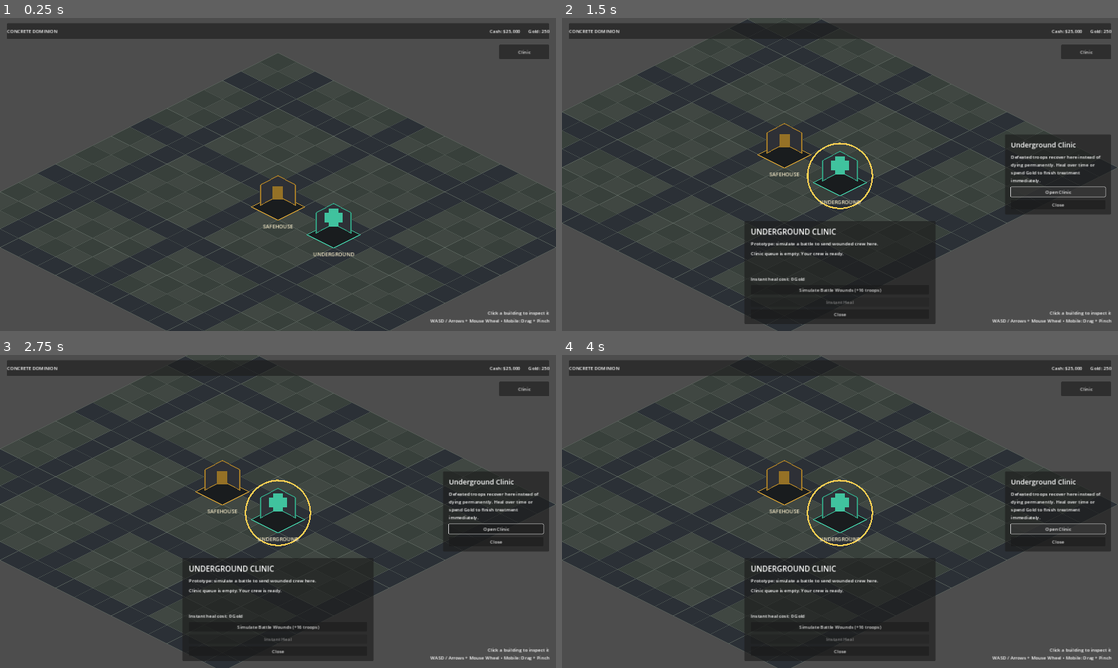
Above: before the commit, frames 1-4 (two rows, left to right).
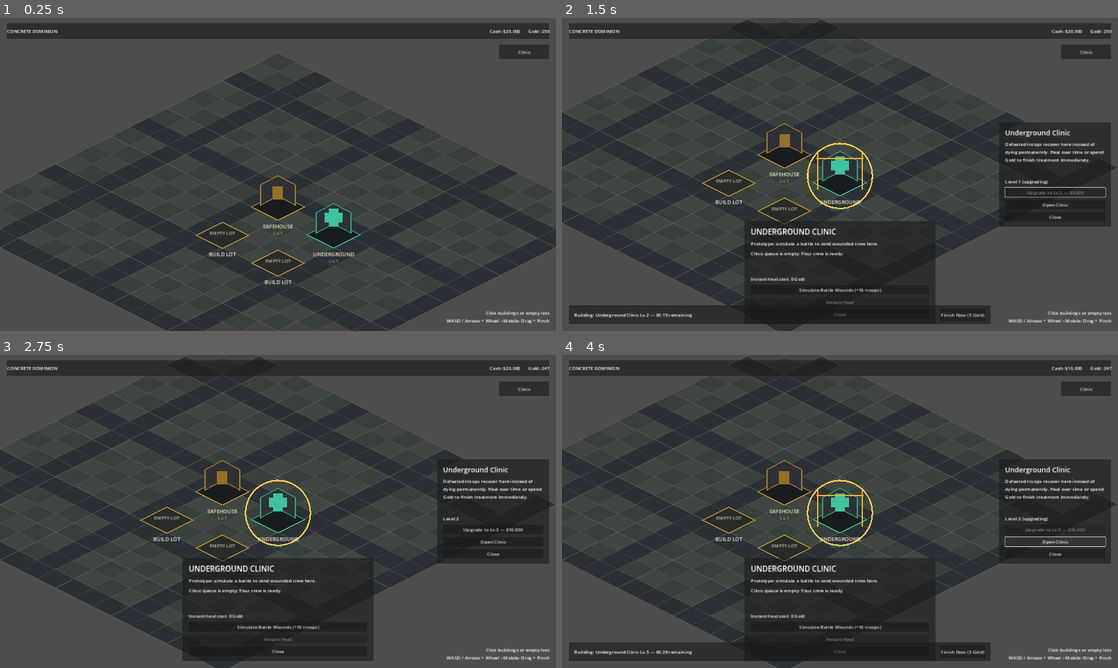
Above: after the commit, the same moments.

Repository: betasio/ConcreteDominion
Game: Godot game, scene res://scenes/core/Main.tscn
The game is run twice, just before and just after one commit, with the same random seed, the same clock (stepped at 60 frames per second) and the same inputs.
Inputs (mouse positions are in pixels of both pictures, inside the frame that each line leads up to):
- Up to frame 1 (0.25 s): no input
- Up to frame 2 (1.5 s): click "Clinic" at 0.5 s; click (1056, 193) at 1.25 s, where only the run after the commit has a clickable "Upgrade to Lv.2 — $5,000"
- Up to frame 3 (2.75 s): click (400, 652) at 2 s, where only the run after the commit has a clickable "Finish Now (3 Gold)"
- Up to frame 4 (4 s): click (1056, 530) at 2.75 s, where only the run after the commit has a clickable "Upgrade to Lv.3 — $10,000"; click "Open Clinic" at 3.5 s

The runs differ from the first frame. In frame 1, 0.8% of the frame differs, in the area x 35-99%, y 65-98%; in frame 2, 5.7%; in frame 3, 3.2%; in frame 4, 5.8%, in the area x 1-99%, y 3-98%.

Commit message:
Add construction and building upgrade loop

Diff:
--- /dev/null
+++ b/scenes/buildings/BuildLot.tscn
@@ -0,0 +1,12 @@
+[gd_scene load_steps=3 format=3]
+
+[ext_resource type="Script" path="res://scripts/buildings/BuildLot.gd" id="1"]
+
+[sub_resource type="ConvexPolygonShape2D" id="Shape"]
+points = PackedVector2Array(-100, -75, 100, -75, 110, 45, -110, 45)
+
+[node name="BuildLot" type="Area2D"]
+script = ExtResource("1")
+
+[node name="CollisionShape2D" type="CollisionShape2D" parent="."]
+shape = SubResource("Shape")
--- a/scenes/core/Main.tscn
+++ b/scenes/core/Main.tscn
@@ -1,15 +1,23 @@
-[gd_scene load_steps=5 format=3]
+[gd_scene load_steps=7 format=3]
 
 [ext_resource type="Script" path="res://scripts/core/Main.gd" id="1_main"]
 [ext_resource type="PackedScene" path="res://scenes/world/CityMap.tscn" id="2_city"]
 [ext_resource type="PackedScene" path="res://scenes/ui/HUD.tscn" id="3_hud"]
 [ext_resource type="Script" path="res://scripts/combat/HospitalQueue.gd" id="4_hospital"]
+[ext_resource type="Script" path="res://scripts/core/PlayerEconomy.gd" id="5_economy"]
+[ext_resource type="Script" path="res://scripts/buildings/ConstructionQueue.gd" id="6_construction"]
 
 [node name="Main" type="Node"]
 script = ExtResource("1_main")
 
+[node name="PlayerEconomy" type="Node" parent="."]
+script = ExtResource("5_economy")
+
 [node name="HospitalQueue" type="Node" parent="."]
 script = ExtResource("4_hospital")
+
+[node name="ConstructionQueue" type="Node" parent="."]
+script = ExtResource("6_construction")
 
 [node name="CityMap" parent="." instance=ExtResource("2_city")]
 
--- a/scenes/ui/HUD.tscn
+++ b/scenes/ui/HUD.tscn
@@ -67,10 +67,10 @@
 anchor_top = 0.5
 anchor_right = 1.0
 anchor_bottom = 0.5
-offset_left = -390.0
-offset_top = -130.0
+offset_left = -410.0
+offset_top = -180.0
 offset_right = -24.0
-offset_bottom = 130.0
+offset_bottom = 180.0
 grow_horizontal = 0
 grow_vertical = 2
 
@@ -83,7 +83,7 @@
 
 [node name="VBox" type="VBoxContainer" parent="Root/SelectionPanel/Margin"]
 layout_mode = 2
-theme_override_constants/separation = 12
+theme_override_constants/separation = 10
 
 [node name="Title" type="Label" parent="Root/SelectionPanel/Margin/VBox"]
 layout_mode = 2
@@ -95,6 +95,19 @@
 size_flags_vertical = 3
 text = "Building details"
 autowrap_mode = 2
+
+[node name="Level" type="Label" parent="Root/SelectionPanel/Margin/VBox"]
+layout_mode = 2
+text = "Level 1"
+
+[node name="Upgrade" type="Button" parent="Root/SelectionPanel/Margin/VBox"]
+layout_mode = 2
+text = "Upgrade"
+
+[node name="Build" type="Button" parent="Root/SelectionPanel/Margin/VBox"]
+visible = false
+layout_mode = 2
+text = "Build"
 
 [node name="OpenHospital" type="Button" parent="Root/SelectionPanel/Margin/VBox"]
 layout_mode = 2
@@ -160,6 +173,39 @@
 [node name="Close" type="Button" parent="Root/HospitalPanel/Margin/VBox"]
 layout_mode = 2
 text = "Close"
+
+[node name="ConstructionBar" type="PanelContainer" parent="Root"]
+visible = false
+layout_mode = 1
+anchors_preset = 12
+anchor_right = 1.0
+anchor_bottom = 1.0
+offset_left = 24.0
+offset_top = -88.0
+offset_right = -440.0
+offset_bottom = -24.0
+grow_horizontal = 2
+grow_vertical = 0
+
+[node name="Margin" type="MarginContainer" parent="Root/ConstructionBar"]
+layout_mode = 2
+theme_override_constants/margin_left = 18
+theme_override_constants/margin_top = 10
+theme_override_constants/margin_right = 18
+theme_override_constants/margin_bottom = 10
+
+[node name="HBox" type="HBoxContainer" parent="Root/ConstructionBar/Margin"]
+layout_mode = 2
+theme_override_constants/separation = 16
+
+[node name="Status" type="Label" parent="Root/ConstructionBar/Margin/HBox"]
+layout_mode = 2
+size_flags_horizontal = 3
+text = "Building..."
+
+[node name="FinishNow" type="Button" parent="Root/ConstructionBar/Margin/HBox"]
+layout_mode = 2
+text = "Finish Now"
 
 [node name="Help" type="Label" parent="Root"]
 layout_mode = 1
@@ -174,6 +220,6 @@
 offset_bottom = -24.0
 grow_horizontal = 0
 grow_vertical = 0
-text = "Click a building to inspect it\nWASD / Arrows + Mouse Wheel • Mobile: Drag + Pinch"
+text = "Click buildings or empty lots\nWASD / Arrows + Wheel • Mobile: Drag + Pinch"
 horizontal_alignment = 2
 vertical_alignment = 2
--- a/scenes/world/CityMap.tscn
+++ b/scenes/world/CityMap.tscn
@@ -1,9 +1,10 @@
-[gd_scene load_steps=5 format=3]
+[gd_scene load_steps=6 format=3]
 
 [ext_resource type="Script" path="res://scripts/world/CityMap.gd" id="1_map"]
 [ext_resource type="Script" path="res://scripts/camera/StrategyCamera.gd" id="2_camera"]
 [ext_resource type="PackedScene" path="res://scenes/buildings/Safehouse.tscn" id="3_safehouse"]
 [ext_resource type="PackedScene" path="res://scenes/buildings/Hospital.tscn" id="4_hospital"]
+[ext_resource type="PackedScene" path="res://scenes/buildings/BuildLot.tscn" id="5_lot"]
 
 [node name="CityMap" type="Node2D"]
 script = ExtResource("1_map")
@@ -16,6 +17,18 @@
 
 [node name="Hospital" parent="Buildings" instance=ExtResource("4_hospital")]
 
+[node name="BuildLotA" parent="Buildings" instance=ExtResource("5_lot")]
+building_name = "Garage"
+build_cash_cost = 12000
+build_duration = 20.0
+description = "Build a Garage here. Later it will unlock Getaway Driver support units for Alliance Raids."
+
+[node name="BuildLotB" parent="Buildings" instance=ExtResource("5_lot")]
+building_name = "Intel Office"
+build_cash_cost = 15000
+build_duration = 25.0
+description = "Build an Intel Office here. Later it will unlock Spy support roles that weaken raid targets."
+
 [node name="Units" type="Node2D" parent="."]
 
 [node name="Effects" type="Node2D" parent="."]
--- /dev/null
+++ b/scripts/buildings/BuildLot.gd
@@ -0,0 +1,80 @@
+class_name BuildLot
+extends Area2D
+
+signal selected(lot: BuildLot)
+
+@export var building_name: String = "Garage"
+@export var build_cash_cost: int = 12000
+@export var build_duration: float = 20.0
+@export_multiline var description: String = "An empty property ready for development."
+
+var is_selected := false
+var is_constructing := false
+var is_built := false
+
+
+func _ready() -> void:
+	input_event.connect(_on_input_event)
+	queue_redraw()
+
+
+func set_selected(value: bool) -> void:
+	is_selected = value
+	queue_redraw()
+
+
+func begin_construction() -> void:
+	is_constructing = true
+	queue_redraw()
+
+
+func complete_construction(_target_level: int = 1) -> void:
+	is_constructing = false
+	is_built = true
+	queue_redraw()
+
+
+func _draw() -> void:
+	var diamond := PackedVector2Array([
+		Vector2(0, -55),
+		Vector2(90, -10),
+		Vector2(0, 35),
+		Vector2(-90, -10)
+	])
+
+	var fill := Color(0.16, 0.17, 0.16)
+	if is_constructing:
+		fill = Color(0.30, 0.25, 0.15)
+	elif is_built:
+		fill = Color(0.16, 0.24, 0.20)
+
+	draw_colored_polygon(diamond, fill)
+	draw_polyline(PackedVector2Array([diamond[0], diamond[1], diamond[2], diamond[3], diamond[0]]), Color(0.72, 0.58, 0.24), 3.0)
+
+	if is_built:
+		draw_rect(Rect2(-45, -90, 90, 65), Color(0.22, 0.24, 0.27), true)
+		draw_rect(Rect2(-24, -55, 48, 30), Color(0.48, 0.52, 0.56), true)
+	elif is_constructing:
+		for x in [-42, 0, 42]:
+			draw_line(Vector2(x, -72), Vector2(x, 5), Color(0.80, 0.64, 0.28), 5.0)
+		draw_line(Vector2(-58, -52), Vector2(58, -52), Color(0.80, 0.64, 0.28), 5.0)
+	else:
+		draw_string(ThemeDB.fallback_font, Vector2(-52, -12), "EMPTY LOT", HORIZONTAL_ALIGNMENT_CENTER, 104, 16, Color(0.80, 0.76, 0.65))
+
+	if is_selected:
+		draw_arc(Vector2(0, -18), 104.0, 0.0, TAU, 48, Color(1.0, 0.82, 0.32), 5.0)
+
+	var label := building_name if is_built else ("BUILDING..." if is_constructing else "BUILD LOT")
+	draw_string(ThemeDB.fallback_font, Vector2(-70, 62), label.to_upper(), HORIZONTAL_ALIGNMENT_CENTER, 140, 18, Color(0.95, 0.91, 0.78))
+
+
+func _on_input_event(_viewport: Node, event: InputEvent, _shape_idx: int) -> void:
+	var pressed := false
+	if event is InputEventMouseButton:
+		pressed = event.button_index == MOUSE_BUTTON_LEFT and event.pressed
+	elif event is InputEventScreenTouch:
+		pressed = event.pressed
+
+	if pressed:
+		selected.emit(self)
+		get_viewport().set_input_as_handled()
--- a/scripts/buildings/Building.gd
+++ b/scripts/buildings/Building.gd
@@ -2,13 +2,19 @@
 extends Area2D
 
 signal selected(building: Building)
+signal changed
 
 @export var building_type: StringName = &"building"
 @export var display_name: String = "Building"
 @export_multiline var description: String = ""
 @export var accent_color: Color = Color(0.78, 0.62, 0.25)
+@export var level: int = 1
+@export var base_upgrade_cash_cost: int = 5000
+@export var base_upgrade_duration: float = 15.0
 
 var is_selected := false
+var is_constructing := false
+var pending_level := 0
 
 
 func _ready() -> void:
@@ -18,6 +24,29 @@
 
 func set_selected(value: bool) -> void:
 	is_selected = value
+	queue_redraw()
+
+
+func get_upgrade_cash_cost() -> int:
+	return base_upgrade_cash_cost * level
+
+
+func get_upgrade_duration() -> float:
+	return base_upgrade_duration * float(level)
+
+
+func begin_construction(target_level: int) -> void:
+	is_constructing = true
+	pending_level = target_level
+	changed.emit()
+	queue_redraw()
+
+
+func complete_construction(target_level: int) -> void:
+	level = maxi(level, target_level)
+	pending_level = 0
+	is_constructing = false
+	changed.emit()
 	queue_redraw()
 
 
@@ -48,18 +77,20 @@
 	else:
 		draw_rect(Rect2(-18, -84, 36, 46), accent_color.darkened(0.25), true)
 
+	if is_constructing:
+		draw_line(Vector2(-76, -120), Vector2(-76, 12), Color(0.90, 0.68, 0.20), 5.0)
+		draw_line(Vector2(76, -120), Vector2(76, 12), Color(0.90, 0.68, 0.20), 5.0)
+		draw_line(Vector2(-82, -95), Vector2(82, -95), Color(0.90, 0.68, 0.20), 5.0)
+
 	if is_selected:
 		draw_arc(Vector2(0, -35), 112.0, 0.0, TAU, 48, Color(1.0, 0.82, 0.32), 5.0)
 
-	draw_string(
-		ThemeDB.fallback_font,
-		Vector2(-72, 62),
-		display_name.to_upper(),
-		HORIZONTAL_ALIGNMENT_CENTER,
-		144,
-		18,
-		Color(0.95, 0.91, 0.78)
-	)
+	var level_text := "Lv.%d" % level
+	if is_constructing:
+		level_text += " → %d" % pending_level
+
+	draw_string(ThemeDB.fallback_font, Vector2(-72, 62), display_name.to_upper(), HORIZONTAL_ALIGNMENT_CENTER, 144, 18, Color(0.95, 0.91, 0.78))
+	draw_string(ThemeDB.fallback_font, Vector2(-42, 84), level_text, HORIZONTAL_ALIGNMENT_CENTER, 84, 16, accent_color)
 
 
 func _on_input_event(_viewport: Node, event: InputEvent, _shape_idx: int) -> void:
--- /dev/null
+++ b/scripts/buildings/ConstructionQueue.gd
@@ -0,0 +1,119 @@
+class_name ConstructionQueue
+extends Node
+
+signal queue_changed
+signal construction_completed(target: Node)
+
+@export var gold_per_minute: int = 3
+
+var active_job: Dictionary = {}
+var economy: PlayerEconomy
+var _last_displayed_second := -1
+
+
+func setup(player_economy: PlayerEconomy) -> void:
+	economy = player_economy
+
+
+func _process(delta: float) -> void:
+	if active_job.is_empty():
+		return
+
+	active_job["seconds_remaining"] = maxf(
+		0.0,
+		float(active_job["seconds_remaining"]) - delta
+	)
+
+	var displayed_second := ceili(float(active_job["seconds_remaining"]))
+	if displayed_second != _last_displayed_second:
+		_last_displayed_second = displayed_second
+		queue_changed.emit()
+
+	if float(active_job["seconds_remaining"]) <= 0.0:
+		_complete_active_job()
+
+
+func is_busy() -> bool:
+	return not active_job.is_empty()
+
+
+func is_target_active(target: Node) -> bool:
+	return not active_job.is_empty() and active_job.get("target") == target
+
+
+func start_upgrade(building: Building) -> bool:
+	if is_busy() or building.is_constructing:
+		return false
+
+	var next_level := building.level + 1
+	var cash_cost := building.get_upgrade_cash_cost()
+	var duration := building.get_upgrade_duration()
+
+	if economy == null or not economy.spend_cash(cash_cost):
+		return false
+
+	building.begin_construction(next_level)
+	active_job = {
+		"target": building,
+		"label": "%s Lv.%d" % [building.display_name, next_level],
+		"target_level": next_level,
+		"seconds_remaining": duration,
+		"cash_cost": cash_cost
+	}
+	_last_displayed_second = -1
+	queue_changed.emit()
+	return true
+
+
+func start_lot_build(lot: BuildLot) -> bool:
+	if is_busy() or lot.is_built:
+		return false
+
+	if economy == null or not economy.spend_cash(lot.build_cash_cost):
+		return false
+
+	lot.begin_construction()
+	active_job = {
+		"target": lot,
+		"label": lot.building_name,
+		"target_level": 1,
+		"seconds_remaining": lot.build_duration,
+		"cash_cost": lot.build_cash_cost
+	}
+	_last_displayed_second = -1
+	queue_changed.emit()
+	return true
+
+
+func get_finish_now_cost() -> int:
+	if active_job.is_empty():
+		return 0
+	return ceili(float(active_job["seconds_remaining"]) / 60.0) * gold_per_minute
+
+
+func finish_now() -> bool:
+	if active_job.is_empty() or economy == null:
+		return false
+
+	var cost := get_finish_now_cost()
+	if not economy.spend_gold(cost):
+		return false
+
+	_complete_active_job()
+	return true
+
+
+func _complete_active_job() -> void:
+	if active_job.is_empty():
+		return
+
+	var target: Node = active_job["target"]
+	var target_level := int(active_job["target_level"])
+
+	if target.has_method("complete_construction"):
+		target.call("complete_construction", target_level)
+
+	active_job.clear()
+	_last_displayed_second = -1
+	construction_completed.emit(target)
+	queue_changed.emit()
--- a/scripts/combat/HospitalQueue.gd
+++ b/scripts/combat/HospitalQueue.gd
@@ -6,20 +6,21 @@
 
 @export var seconds_per_troop: float = 3.0
 @export var gold_per_minute: int = 2
-@export var premium_currency: int = 250
 
 var wounded_queue: Array[Dictionary] = []
+var economy: PlayerEconomy
 var _last_displayed_second := -1
+
+
+func setup(player_economy: PlayerEconomy) -> void:
+	economy = player_economy
 
 
 func _process(delta: float) -> void:
 	if wounded_queue.is_empty():
 		return
 
-	wounded_queue[0]["seconds_remaining"] = maxf(
-		0.0,
-		float(wounded_queue[0]["seconds_remaining"]) - delta
-	)
+	wounded_queue[0]["seconds_remaining"] = maxf(0.0, float(wounded_queue[0]["seconds_remaining"]) - delta)
 
 	var displayed_second := ceili(float(wounded_queue[0]["seconds_remaining"]))
 	if displayed_second != _last_displayed_second:
@@ -36,7 +37,6 @@
 func add_wounded(troop_type: StringName, amount: int) -> void:
 	if amount <= 0:
 		return
-
 	wounded_queue.append({
 		"troop_type": troop_type,
 		"amount": amount,
@@ -49,7 +49,6 @@
 	var total_seconds := 0.0
 	for entry in wounded_queue:
 		total_seconds += float(entry["seconds_remaining"])
-
 	return ceili(total_seconds / 60.0) * gold_per_minute
 
 
@@ -58,10 +57,8 @@
 		return true
 
 	var cost := get_instant_heal_cost()
-	if premium_currency < cost:
+	if economy == null or not economy.spend_gold(cost):
 		return false
-
-	premium_currency -= cost
 
 	while not wounded_queue.is_empty():
 		var completed := wounded_queue.pop_front()
--- a/scripts/core/Main.gd
+++ b/scripts/core/Main.gd
@@ -1,15 +1,25 @@
 extends Node
 
+@onready var economy: PlayerEconomy = $PlayerEconomy
+@onready var hospital_queue: HospitalQueue = $HospitalQueue
+@onready var construction_queue: ConstructionQueue = $ConstructionQueue
 @onready var city_map = $CityMap
-@onready var hospital_queue: HospitalQueue = $HospitalQueue
 @onready var hud = $HUD
 
 
 func _ready() -> void:
-	hud.setup(hospital_queue)
+	hospital_queue.setup(economy)
+	construction_queue.setup(economy)
+	hud.setup(economy, hospital_queue, construction_queue)
+
 	city_map.building_selected.connect(_on_building_selected)
+	city_map.lot_selected.connect(_on_lot_selected)
 	hud.focus_building_requested.connect(city_map.focus_building)
 
 
 func _on_building_selected(building: Building) -> void:
 	hud.show_building(building)
+
+
+func _on_lot_selected(lot: BuildLot) -> void:
+	hud.show_lot(lot)
--- /dev/null
+++ b/scripts/core/PlayerEconomy.gd
@@ -0,0 +1,39 @@
+class_name PlayerEconomy
+extends Node
+
+signal changed
+
+@export var cash: int = 25000
+@export var gold: int = 250
+
+
+func can_afford_cash(amount: int) -> bool:
+	return cash >= maxi(0, amount)
+
+
+func spend_cash(amount: int) -> bool:
+	amount = maxi(0, amount)
+	if cash < amount:
+		return false
+	cash -= amount
+	changed.emit()
+	return true
+
+
+func spend_gold(amount: int) -> bool:
+	amount = maxi(0, amount)
+	if gold < amount:
+		return false
+	gold -= amount
+	changed.emit()
+	return true
+
+
+func add_cash(amount: int) -> void:
+	cash += maxi(0, amount)
+	changed.emit()
+
+
+func add_gold(amount: int) -> void:
+	gold += maxi(0, amount)
+	changed.emit()
--- a/scripts/ui/HUD.gd
+++ b/scripts/ui/HUD.gd
@@ -2,42 +2,149 @@
 
 signal focus_building_requested(building_type: StringName)
 
+var economy: PlayerEconomy
 var hospital_queue: HospitalQueue
-
+var construction_queue: ConstructionQueue
+var selected_building: Building
+var selected_lot: BuildLot
+
+@onready var cash_label: Label = $Root/TopBar/Panel/HBox/Cash
 @onready var gold_label: Label = $Root/TopBar/Panel/HBox/Gold
 @onready var selection_panel: PanelContainer = $Root/SelectionPanel
 @onready var selection_title: Label = $Root/SelectionPanel/Margin/VBox/Title
 @onready var selection_description: Label = $Root/SelectionPanel/Margin/VBox/Description
+@onready var level_label: Label = $Root/SelectionPanel/Margin/VBox/Level
+@onready var upgrade_button: Button = $Root/SelectionPanel/Margin/VBox/Upgrade
+@onready var build_button: Button = $Root/SelectionPanel/Margin/VBox/Build
 @onready var open_hospital_button: Button = $Root/SelectionPanel/Margin/VBox/OpenHospital
 @onready var hospital_panel: PanelContainer = $Root/HospitalPanel
 @onready var queue_label: Label = $Root/HospitalPanel/Margin/VBox/Queue
 @onready var cost_label: Label = $Root/HospitalPanel/Margin/VBox/Cost
 @onready var instant_button: Button = $Root/HospitalPanel/Margin/VBox/InstantHeal
-
-
-func setup(queue: HospitalQueue) -> void:
-	hospital_queue = queue
+@onready var construction_bar: PanelContainer = $Root/ConstructionBar
+@onready var construction_label: Label = $Root/ConstructionBar/Margin/HBox/Status
+@onready var finish_button: Button = $Root/ConstructionBar/Margin/HBox/FinishNow
+
+
+func setup(player_economy: PlayerEconomy, clinic: HospitalQueue, construction: ConstructionQueue) -> void:
+	economy = player_economy
+	hospital_queue = clinic
+	construction_queue = construction
+
+	economy.changed.connect(_refresh_all)
 	hospital_queue.queue_changed.connect(_refresh_hospital)
-	hospital_queue.treatment_completed.connect(_on_treatment_completed)
+	construction_queue.queue_changed.connect(_refresh_construction)
+	construction_queue.construction_completed.connect(_on_construction_completed)
 
 	$Root/HospitalShortcut.pressed.connect(_on_hospital_shortcut)
 	$Root/SelectionPanel/Margin/VBox/Close.pressed.connect(_close_selection)
 	open_hospital_button.pressed.connect(_open_hospital)
+	upgrade_button.pressed.connect(_upgrade_selected)
+	build_button.pressed.connect(_build_selected_lot)
 	$Root/HospitalPanel/Margin/VBox/SimulateBattle.pressed.connect(_simulate_battle)
 	instant_button.pressed.connect(_instant_heal)
 	$Root/HospitalPanel/Margin/VBox/Close.pressed.connect(_close_hospital)
-
-	_refresh_hospital()
+	finish_button.pressed.connect(_finish_construction)
+
+	_refresh_all()
 
 
 func show_building(building: Building) -> void:
+	selected_building = building
+	selected_lot = null
 	selection_title.text = building.display_name
 	selection_description.text = building.description
+	level_label.visible = true
+	level_label.text = "Level %d" % building.level
 	open_hospital_button.visible = building.building_type == &"hospital"
+	upgrade_button.visible = true
+	build_button.visible = false
+	_refresh_selection()
 	selection_panel.visible = true
 
 	if building.building_type == &"hospital":
 		_open_hospital()
+
+
+func show_lot(lot: BuildLot) -> void:
+	selected_lot = lot
+	selected_building = null
+	selection_title.text = lot.building_name if lot.is_built else "Empty Build Lot"
+	selection_description.text = lot.description
+	level_label.visible = lot.is_built
+	level_label.text = "Level 1" if lot.is_built else ""
+	open_hospital_button.visible = false
+	upgrade_button.visible = false
+	build_button.visible = not lot.is_built
+	_refresh_selection()
+	selection_panel.visible = true
+
+
+func _refresh_all() -> void:
+	if economy == null:
+		return
+	cash_label.text = "Cash: $%s" % _format_number(economy.cash)
+	gold_label.text = "Gold: %d" % economy.gold
+	_refresh_hospital()
+	_refresh_construction()
+	_refresh_selection()
+
+
+func _refresh_selection() -> void:
+	if construction_queue == null:
+		return
+
+	if selected_building != null:
+		level_label.text = "Level %d%s" % [
+			selected_building.level,
+			" (upgrading)" if selected_building.is_constructing else ""
+		]
+		var cash_cost := selected_building.get_upgrade_cash_cost()
+		upgrade_button.text = "Upgrade to Lv.%d — $%s" % [selected_building.level + 1, _format_number(cash_cost)]
+		upgrade_button.disabled = construction_queue.is_busy() or selected_building.is_constructing or economy.cash < cash_cost
+
+	if selected_lot != null:
+		build_button.text = "Build %s — $%s" % [selected_lot.building_name, _format_number(selected_lot.build_cash_cost)]
+		build_button.disabled = construction_queue.is_busy() or selected_lot.is_built or economy.cash < selected_lot.build_cash_cost
+
+
+func _upgrade_selected() -> void:
+	if selected_building != null:
+		construction_queue.start_upgrade(selected_building)
+		_refresh_all()
+
+
+func _build_selected_lot() -> void:
+	if selected_lot != null:
+		construction_queue.start_lot_build(selected_lot)
+		_refresh_all()
+
+
+func _refresh_construction() -> void:
+	if construction_queue == null or construction_queue.active_job.is_empty():
+		construction_bar.visible = false
+		_refresh_selection()
+		return
+
+	construction_bar.visible = true
+	var job := construction_queue.active_job
+	var finish_cost := construction_queue.get_finish_now_cost()
+	construction_label.text = "Building: %s — %s remaining" % [
+		String(job["label"]),
+		_format_time(float(job["seconds_remaining"]))
+	]
+	finish_button.text = "Finish Now (%d Gold)" % finish_cost
+	finish_button.disabled = economy.gold < finish_cost
+	_refresh_selection()
+
+
+func _finish_construction() -> void:
+	construction_queue.finish_now()
+	_refresh_all()
+
+
+func _on_construction_completed(_target: Node) -> void:
+	_refresh_all()
 
 
 func _on_hospital_shortcut() -> void:
@@ -66,18 +173,12 @@
 
 func _instant_heal() -> void:
 	hospital_queue.instant_heal()
-	_refresh_hospital()
-
-
-func _on_treatment_completed(_entry: Dictionary) -> void:
-	_refresh_hospital()
+	_refresh_all()
 
 
 func _refresh_hospital() -> void:
-	if hospital_queue == null:
-		return
-
-	gold_label.text = "Gold: %d" % hospital_queue.premium_currency
+	if hospital_queue == null or economy == null:
+		return
 
 	if hospital_queue.wounded_queue.is_empty():
 		queue_label.text = "Clinic queue is empty. Your crew is ready."
@@ -98,9 +199,18 @@
 	queue_label.text = "\n".join(lines)
 	var cost := hospital_queue.get_instant_heal_cost()
 	cost_label.text = "Instant heal cost: %d Gold" % cost
-	instant_button.disabled = hospital_queue.premium_currency < cost
+	instant_button.disabled = economy.gold < cost
 
 
 func _format_time(seconds: float) -> String:
 	var total := maxi(0, ceili(seconds))
 	return "%02d:%02d" % [floori(total / 60.0), total % 60]
+
+
+func _format_number(value: int) -> String:
+	var text := str(value)
+	var output := ""
+	while text.length() > 3:
+		output = "," + text.right(3) + output
+		text = text.left(text.length() - 3)
+	return text + output
--- a/scripts/world/CityMap.gd
+++ b/scripts/world/CityMap.gd
@@ -1,6 +1,7 @@
 extends Node2D
 
 signal building_selected(building: Building)
+signal lot_selected(lot: BuildLot)
 
 @export var grid_width: int = 18
 @export var grid_height: int = 18
@@ -10,8 +11,10 @@
 @onready var camera: Camera2D = $StrategyCamera
 @onready var safehouse: Building = $Buildings/Safehouse
 @onready var hospital: Building = $Buildings/Hospital
+@onready var lot_a: BuildLot = $Buildings/BuildLotA
+@onready var lot_b: BuildLot = $Buildings/BuildLotB
 
-var selected_building: Building
+var selected_target: Node
 
 var _road_color := Color(0.17, 0.19, 0.21)
 var _lot_color_a := Color(0.22, 0.25, 0.23)
@@ -22,9 +25,13 @@
 func _ready() -> void:
 	safehouse.position = iso_to_screen(Vector2i(8, 8))
 	hospital.position = iso_to_screen(Vector2i(11, 8))
+	lot_a.position = iso_to_screen(Vector2i(8, 11))
+	lot_b.position = iso_to_screen(Vector2i(11, 11))
 
 	safehouse.selected.connect(_select_building)
 	hospital.selected.connect(_select_building)
+	lot_a.selected.connect(_select_lot)
+	lot_b.selected.connect(_select_lot)
 	queue_redraw()
 
 
@@ -39,10 +46,7 @@
 
 func iso_to_screen(cell: Vector2i) -> Vector2:
 	var origin := Vector2(0.0, -grid_height * tile_height * 0.25)
-	return origin + Vector2(
-		(cell.x - cell.y) * tile_width * 0.5,
-		(cell.x + cell.y) * tile_height * 0.5
-	)
+	return origin + Vector2((cell.x - cell.y) * tile_width * 0.5, (cell.x + cell.y) * tile_height * 0.5)
 
 
 func focus_building(building_type: StringName) -> void:
@@ -53,18 +57,27 @@
 		target = safehouse
 	else:
 		return
-
 	_select_building(target)
 	camera.position = target.position + Vector2(0, -40)
 
 
+func _clear_selection() -> void:
+	if selected_target != null and selected_target.has_method("set_selected"):
+		selected_target.call("set_selected", false)
+
+
 func _select_building(building: Building) -> void:
-	if selected_building != null:
-		selected_building.set_selected(false)
+	_clear_selection()
+	selected_target = building
+	building.set_selected(true)
+	building_selected.emit(building)
 
-	selected_building = building
-	selected_building.set_selected(true)
-	building_selected.emit(building)
+
+func _select_lot(lot: BuildLot) -> void:
+	_clear_selection()
+	selected_target = lot
+	lot.set_selected(true)
+	lot_selected.emit(lot)
 
 
 func _draw_diamond(center: Vector2, fill: Color) -> void:
Not shown, changed: README.md
